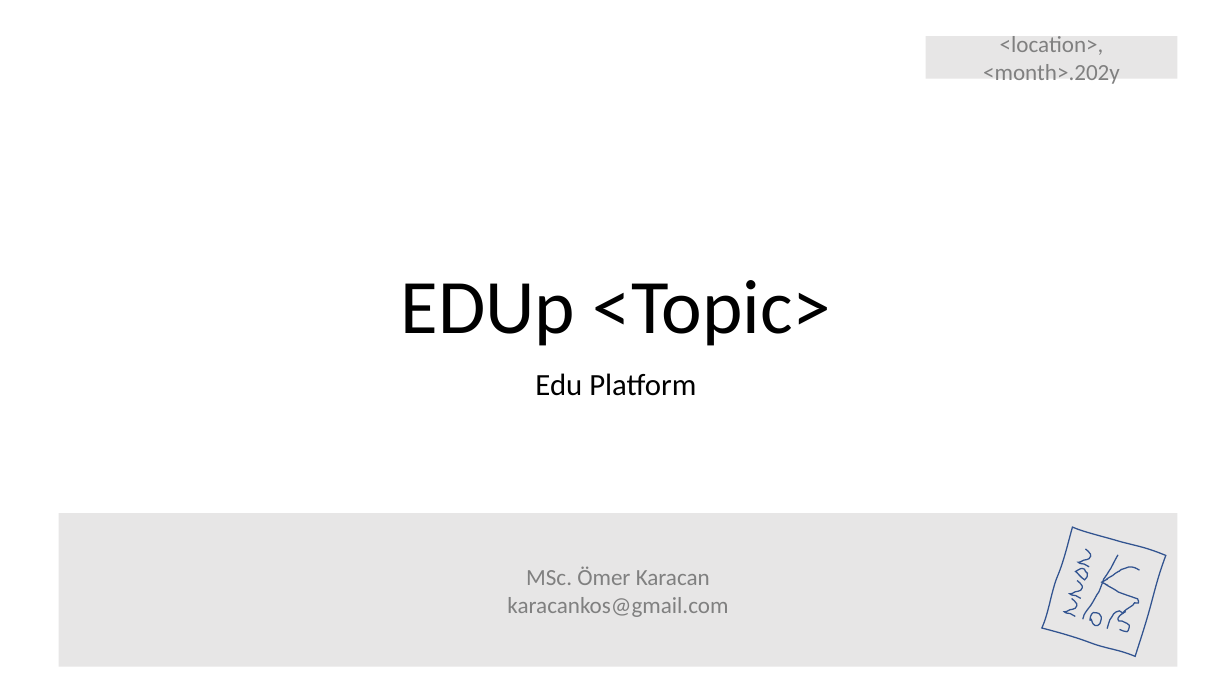
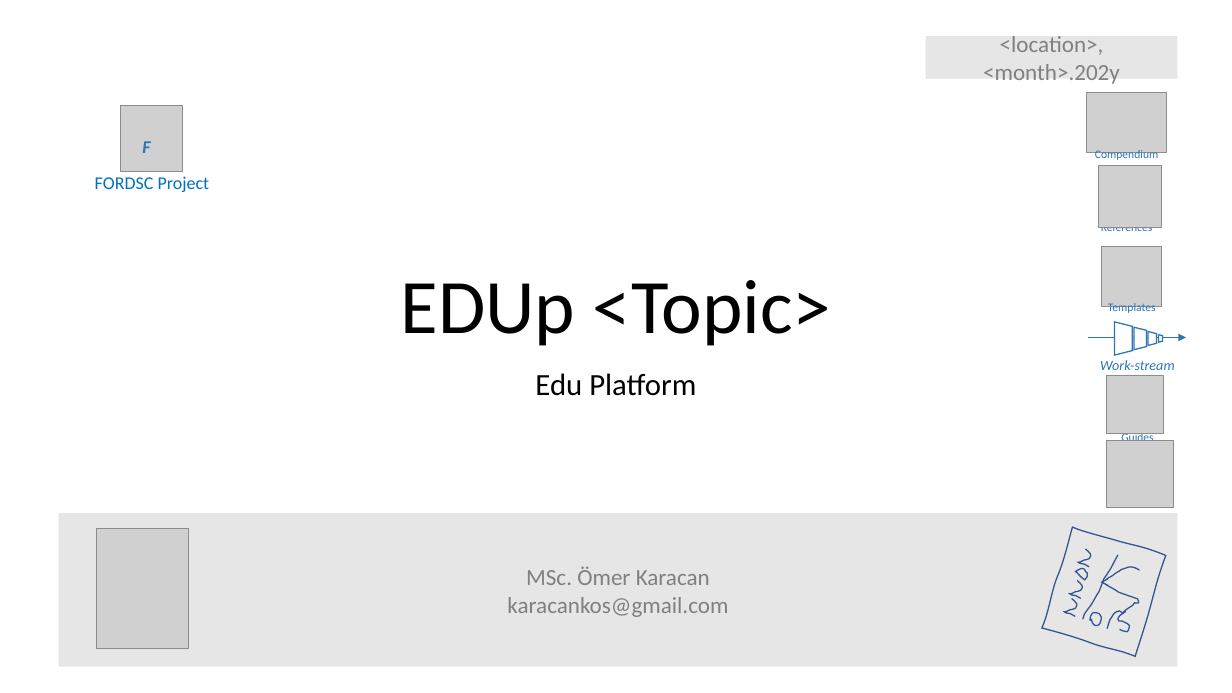
Before and after one commit to karacankos/smarthome-fordcs, a slide deck: slide 1 of fordcs-docs/EDUp FORDCS-V1.0 Project-v2022.04/1-Presentation/EDUp-topic.pptx. Drawn at 1232x693 pixels with LibreOffice and Linux fonts; fonts in the diff are those of the drawing; grey boxes stand for pictures. Boxes give left, top, right and bottom in pixels: in the first picture for what was removed or moved away, otherwise in the second. Text is boxed around its words. In the diff, an @@ line names an element or a change of style, - is before the commit and + after.

```diff
--- a/fordcs-docs/EDUp FORDCS-V1.0 Project-v2022.04/1-Presentation/EDUp-topic.pptx
+++ b/fordcs-docs/EDUp FORDCS-V1.0 Project-v2022.04/1-Presentation/EDUp-topic.pptx
@@ picture added at bbox=[120, 105, 182, 171] @@
@@ text added at bbox=[142, 141, 150, 153], 14 pt, text #2E75B6, bold, italic @@
+F
@@ text added at bbox=[95, 176, 210, 192], 14 pt, text #0070C0 @@
+FORDSC Project
@@ group added at bbox=[1087, 92, 1187, 510]: 6 texts, 5 pictures, 4 trapezoids, 1 arrow @@
+Guides
+References
+Code Base
+Compendium
+Templates
+Work-stream
@@ picture added at bbox=[97, 529, 189, 649] @@
```
Also in this commit, not shown: 17 other files.
